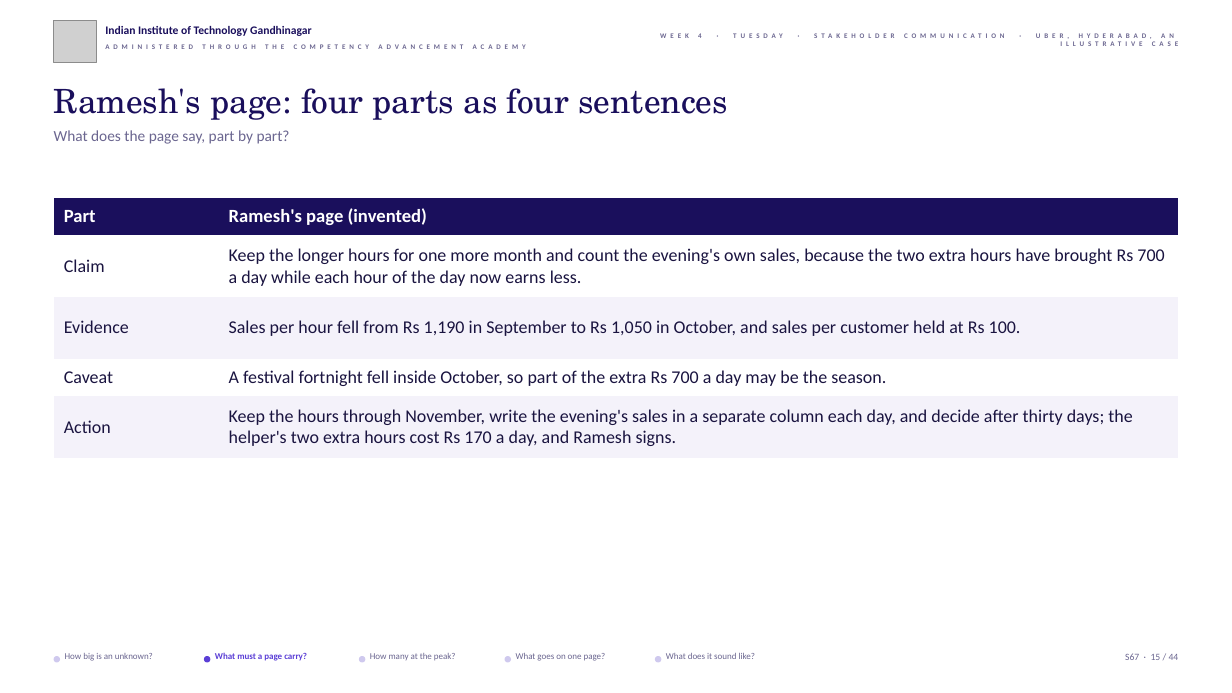
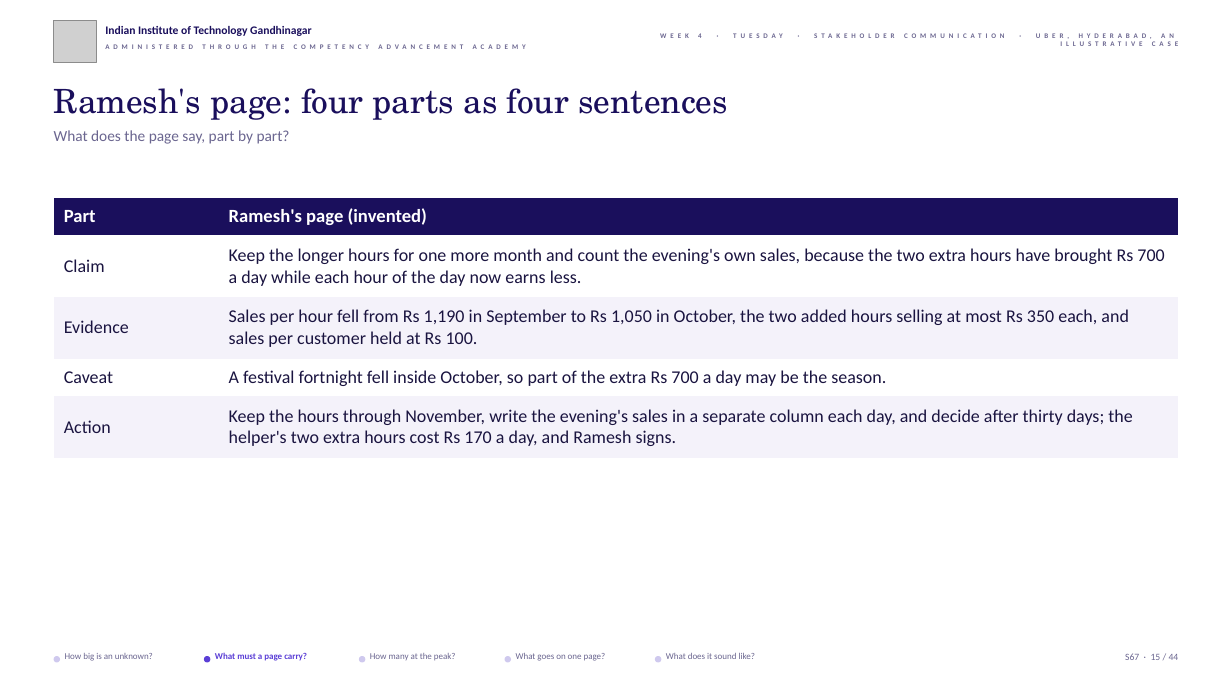
Before and after one commit to fde-academy-lab/c2-content-factory, a slide deck: slide 15 of content/W04/D2/slides/C2_W04_D02_half2_STUDENT.pptx. Drawn at 1232x693 pixels with LibreOffice and Linux fonts; fonts in the diff are those of the drawing; grey boxes stand for pictures; background and template pictures are left out. Boxes give left, top, right and bottom in pixels: in the first picture for what was removed or moved away, otherwise in the second. Text is boxed around its words. In the diff, an @@ line names an element or a change of style, - is before the commit and + after.

```diff
--- a/content/W04/D2/slides/C2_W04_D02_half2_STUDENT.pptx
+++ b/content/W04/D2/slides/C2_W04_D02_half2_STUDENT.pptx
@@ table at (54, 198, 1178, 458) @@
-row 3, column 2: Sales per hour fell from Rs 1,190 in September to Rs 1,050 in October, and sales per customer held at Rs 100.
+row 3, column 2: Sales per hour fell from Rs 1,190 in September to Rs 1,050 in October, the two added hours selling at most Rs 350 each, and sales per customer held at Rs 100.
```
Also in this commit, not shown: 4 other slides changed, 38 other files.
